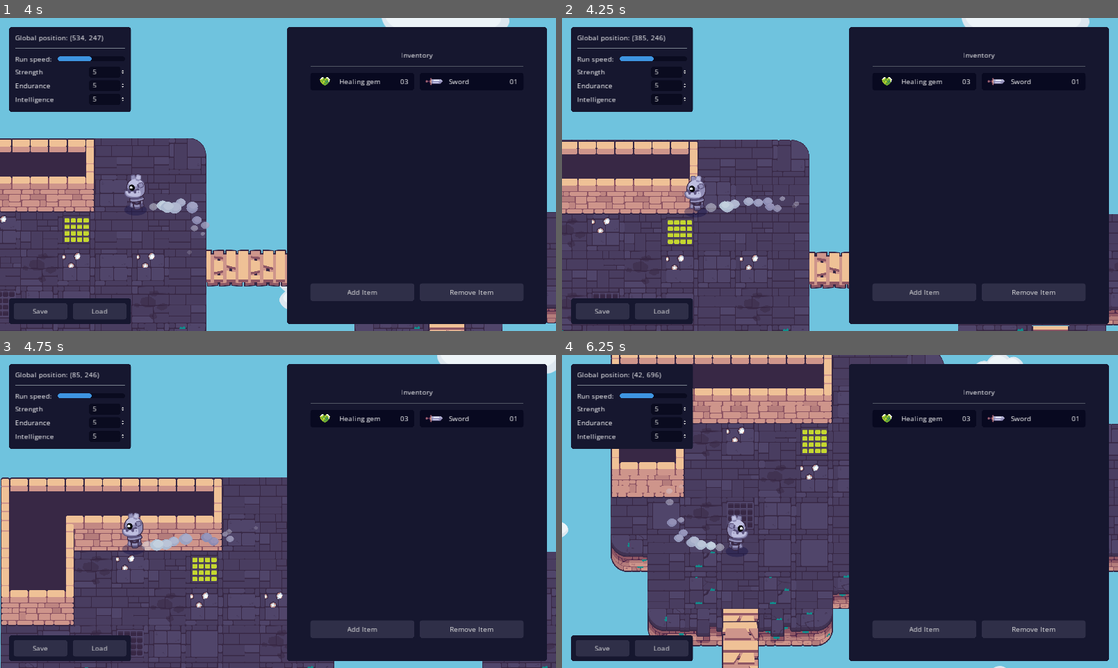
Above: before the commit, frames 1-4 (two rows, left to right).
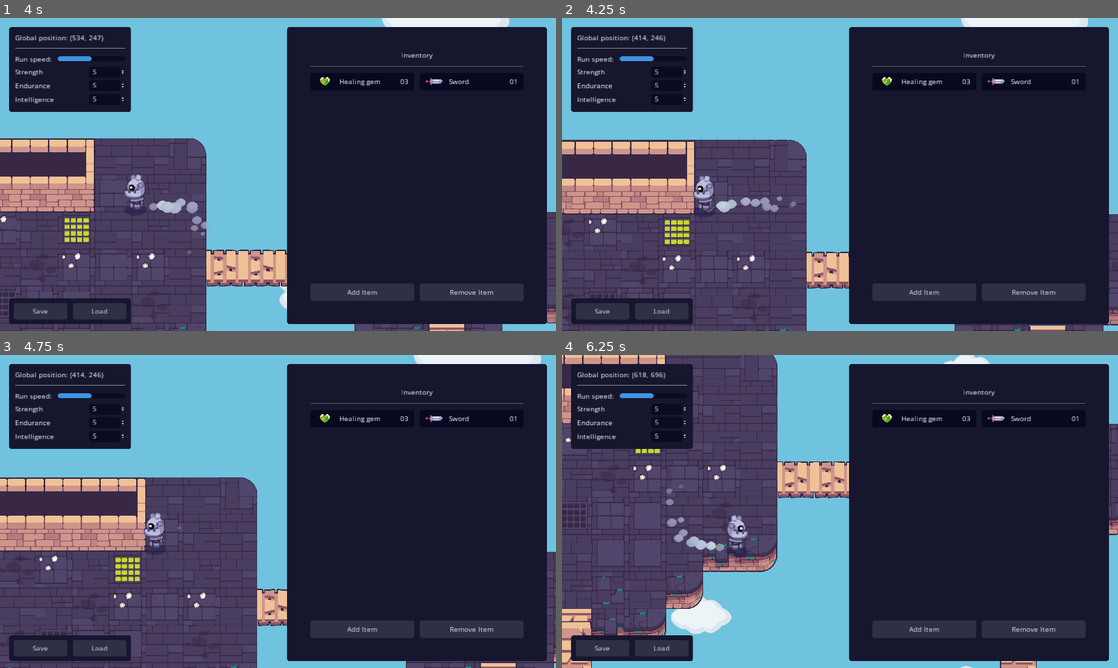
Above: after the commit, the same moments.

Repository: gdquest-demos/godot-demos-2022
Game: Godot game, scene res://Game.tscn
Two runs of this game, one before a commit and one after it. Both use one fixed random seed, a clock stepped at 60 frames per second and the inputs below.
Inputs (mouse positions are in pixels of both pictures, inside the frame that each line leads up to):
- Up to frame 1 (4 s): move the mouse to (400, 158) at 0.52 s; hold D (move_right) 0.53-1.28 s; move the mouse to (166, 190) at 1.27 s; hold S (move_down) 1.28-2.03 s; move the mouse to (333, 105) at 2.02 s; hold D (move_right) 2.03-2.78 s; move the mouse to (250, 237) at 2.77 s; hold W (move_up) 2.78-3.53 s; move the mouse to (444, 221) at 3.52 s; hold A (move_left) from 3.53 s (still down)
- Up to frame 2 (4.25 s): keep holding A (move_left)
- Up to frame 3 (4.75 s): keep holding A (move_left); move the mouse to (111, 464) at 4.27 s
- Up to frame 4 (6.25 s): move the mouse to (867, 511) at 5.02 s; release A (move_left) at 5.03 s; hold S (move_down) 5.03-5.78 s; move the mouse to (756, 433) at 5.77 s; hold D (move_right) from 5.78 s (still down)

Frame 1 is identical in both runs. In frame 2, 4.2% of the frame differs, in the area x 0-100%, y 0-100%; in frame 3, 15%; in frame 4, 33%.

Commit message:
improvement: make player collide with walls

Diff:
--- a/save-game/Game.tscn
+++ b/save-game/Game.tscn
@@ -14,6 +14,7 @@
 
 [node name="PlayerCharacter" parent="." instance=ExtResource( 2 )]
 position = Vector2( 59, 410 )
+collision_mask = 17
 
 [node name="UI" type="CanvasLayer" parent="."]
 
